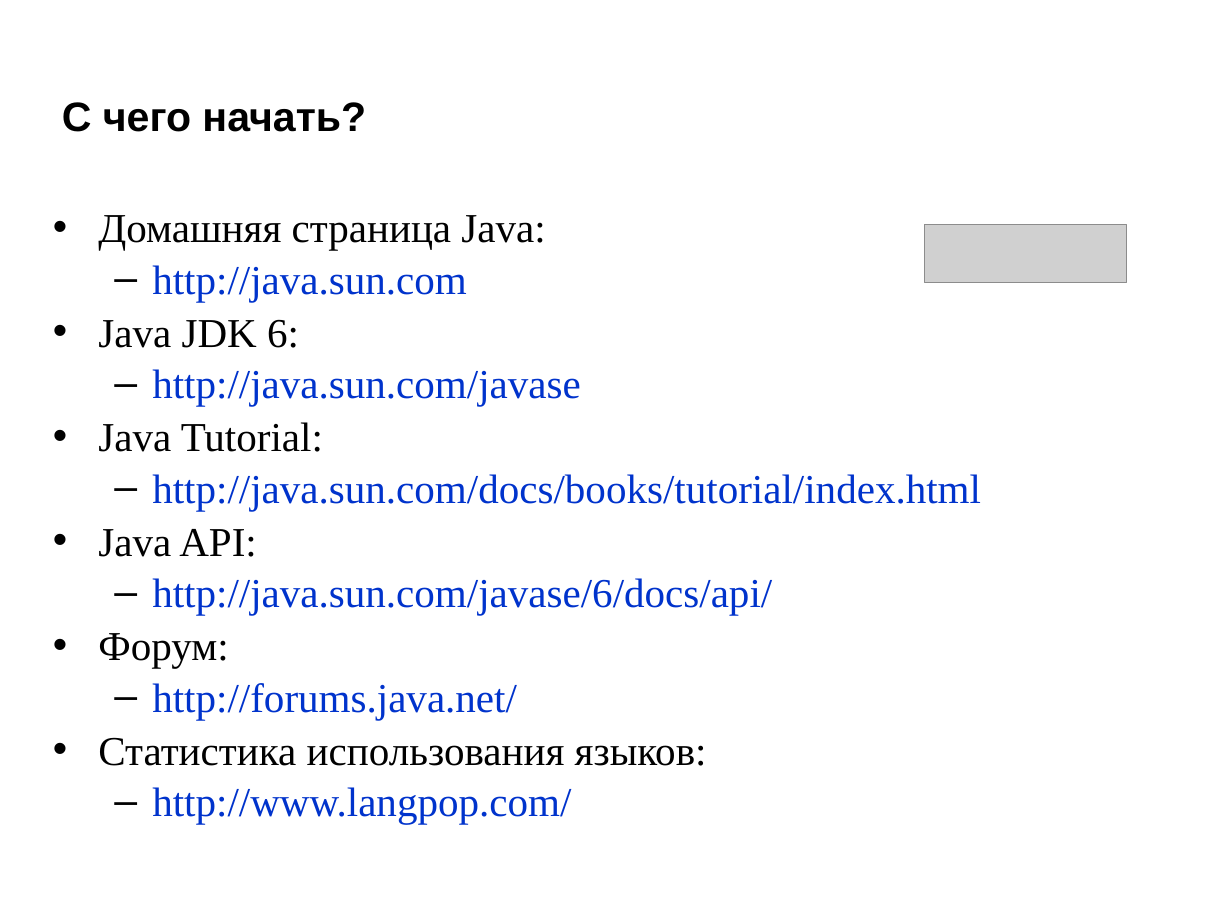
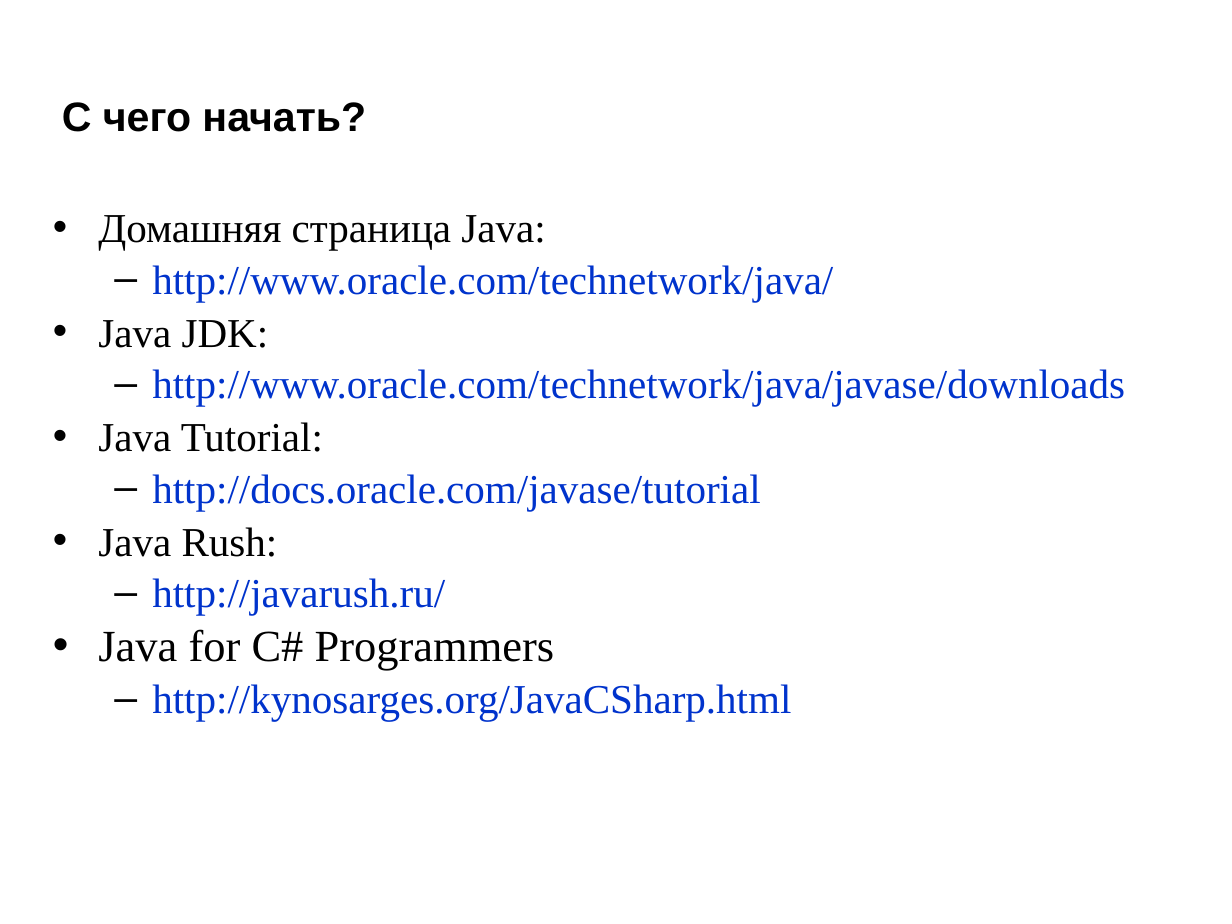
Before and after one commit to maxchv/JavaLessons, a slide deck: slide 23 of Lesson01/Or_JavaSE_intro.ppt [Режим совместимости] [восстановлен].ppt. Drawn at 1232x924 pixels with LibreOffice and Linux fonts; fonts in the diff are those of the drawing; grey boxes stand for pictures; background and template pictures are left out. Boxes give left, top, right and bottom in pixels: in the first picture for what was removed or moved away, otherwise in the second. Text is boxed around its words. In the diff, an @@ line names an element or a change of style, - is before the commit and + after.

```diff
--- a/Lesson01/Or_JavaSE_intro.ppt [Режим совместимости] [восстановлен].ppt
+++ b/Lesson01/Or_JavaSE_intro.ppt [Режим совместимости] [восстановлен].ppt
@@ picture removed at (924, 224, 1126, 282) @@
@@ text at (98, 265, 1125, 406): text changed @@
-  – http://java.sun.com
-• Java JDK 6:
-  – http://java.sun.com/javase
+  – http://www.oracle.com/technetwork/java/
+• Java JDK:
+  – http://www.oracle.com/technetwork/java/javase/downloads
@@ text at (98, 474, 791, 721): text changed @@
-  – http://java.sun.com/docs/books/tutorial/index.html
-• Java API:
-  – http://java.sun.com/javase/6/docs/api/
-• Форум:
-  – http://forums.java.net/
-• Статистика использования языков:
-  – http://www.langpop.com/
+  – http://docs.oracle.com/javase/tutorial
+• Java Rush:
+  – http://javarush.ru/
+• Java for C# Programmers
+  – http://kynosarges.org/JavaCSharp.html
```
Also in this commit, not shown: 4 other slides changed, 5 slides added, 7 slides removed, 4 other files.
